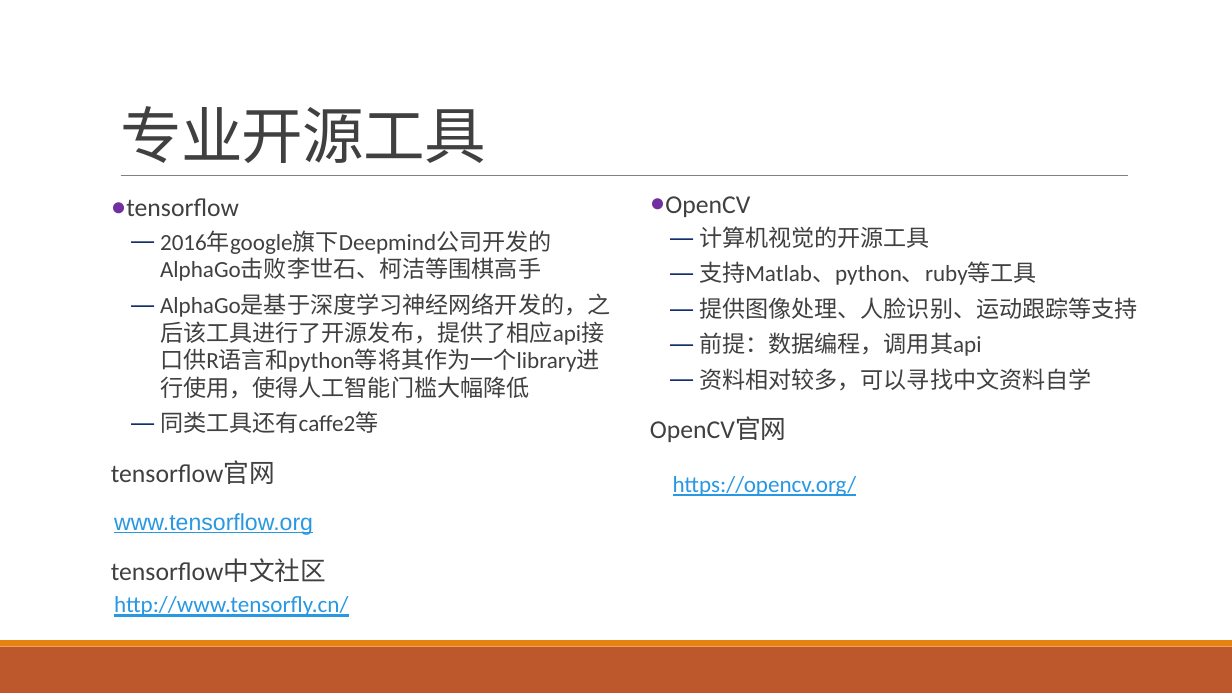
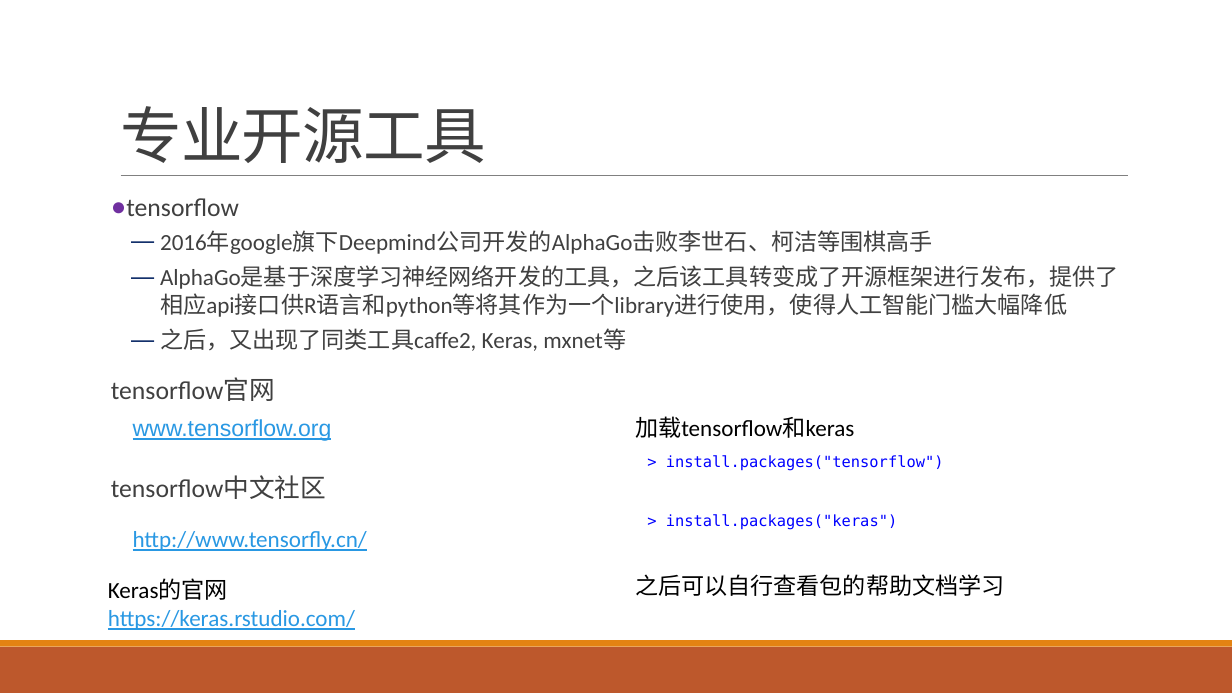
Before and after one commit to exoplanetX/DataAnalytics, a slide deck: slide 5 of 实验-8-工具的延伸.pptx. Drawn at 1232x693 pixels with LibreOffice and Linux fonts; fonts in the diff are those of the drawing. Boxes give left, top, right and bottom in pixels: in the first picture for what was removed or moved away, otherwise in the second. Text is boxed around its words. In the diff, an @@ line names an element or a change of style, - is before the commit and + after.

```diff
--- a/实验-8-工具的延伸.pptx
+++ b/实验-8-工具的延伸.pptx
@@ text removed at (650,196,1138,442) @@
-● OpenCV
-  — 计算机视觉的开源工具
-  — 支持Matlab、python、ruby等工具
-  — 提供图像处理、人脸识别、运动跟踪等支持
-  — 前提：数据编程，调用其api
-  — 资料相对较多，可以寻找中文资料自学
-OpenCV官网
@@ text at (160,266,1119,351): text changed @@
-  — AlphaGo是基于深度学习神经网络开发的，之后该工具进行了开源发布，提供了相应api接口供R语言和python等将其作为一个library进行使用，使得人工智能门槛大幅降低
-  — 同类工具还有caffe2等
+  — AlphaGo是基于深度学习神经网络开发的工具，之后该工具转变成了开源框架进行发布，提供了相应api接口供R语言和python等将其作为一个library进行使用，使得人工智能门槛大幅降低
+  — 之后，又出现了同类工具caffe2, Keras, mxnet等
@@ text "www.tensorflow.org": place and size @@
-text "www.tensorflow.org" at (114,513,313,535)
+text "www.tensorflow.org" at (133,419,332,441)
@@ text added at (635,416,854,438), 18 pt, text #000000 @@
+加载tensorflow和keras
@@ rectangle added at (648,452,948,470), fill #FFFFFF, 12 pt, text #0000FF @@
+> install.packages("tensorflow")
@@ text "http://www.tensorfly.cn/": place and size @@
-text "http://www.tensorfly.cn/" at (114,596,348,617)
+text "http://www.tensorfly.cn/" at (133,531,367,551)
@@ text "> install.packages("keras")" at (666,514,898,530): vertical alignment top to middle @@
@@ text at (666,514,898,530): text changed; size 18 to 12 pt; font Calibri to DejaVu Sans Mono; text colour #2998E3 to #0000FF @@
-https://opencv.org/
+> install.packages("keras")
@@ text added at (108,579,355,630), 18 pt, text #2998E3, underline @@
+Keras的官网
+https://keras.rstudio.com/
@@ text added at (635,574,1005,596), 18 pt, text #000000 @@
+之后可以自行查看包的帮助文档学习
```
Also in this commit, not shown: 1 other slide changed.
